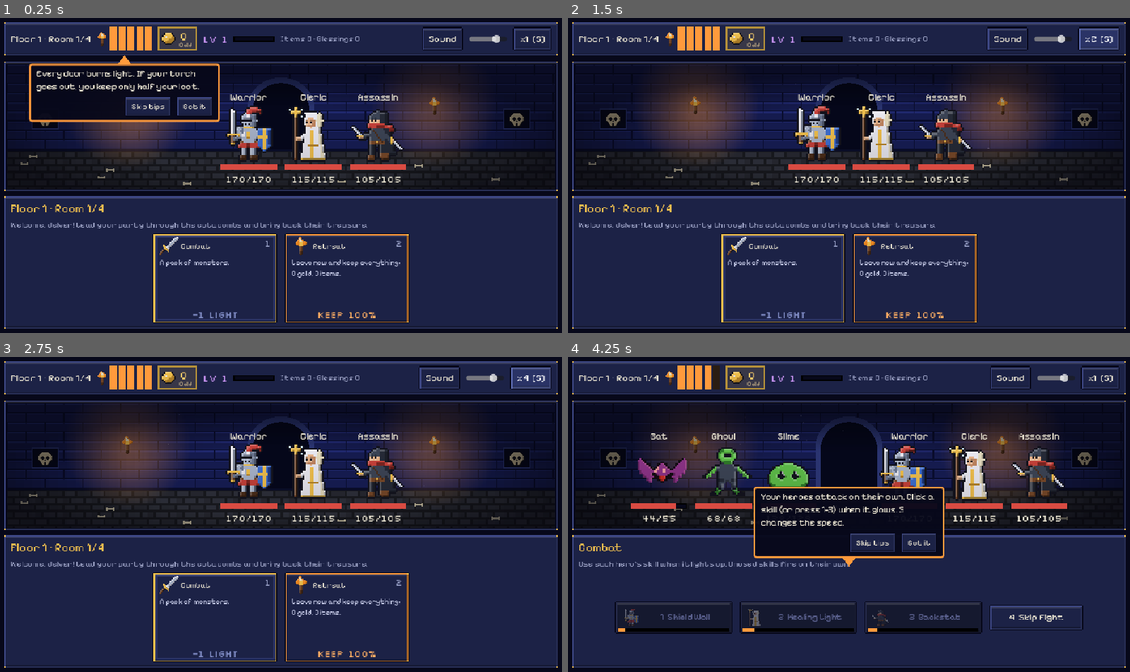
Above: before the commit, frames 1-4 (two rows, left to right).
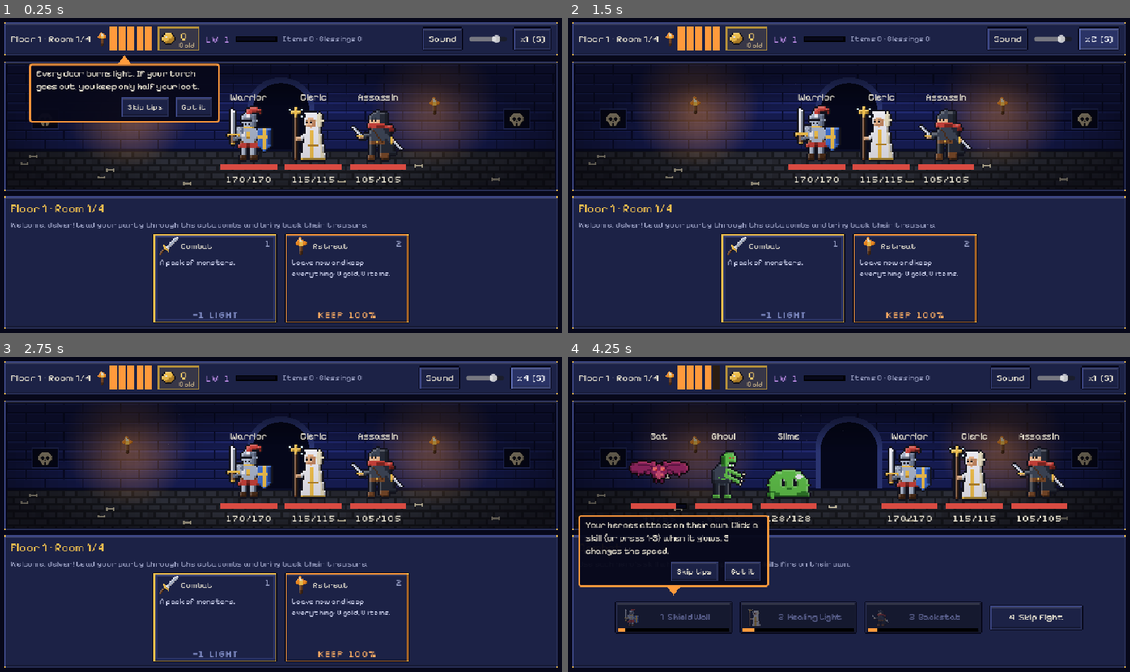
Above: after the commit, the same moments.

Repository: Morimx/emberdelve
Game: Godot game, scene res://scenes/main.tscn
Two runs of this game, one before a commit and one after it. Both use one fixed random seed, a clock stepped at 60 frames per second and the inputs below.
Inputs (mouse positions are in pixels of both pictures, inside the frame that each line leads up to):
- Up to frame 1 (0.25 s): no input
- Up to frame 2 (1.5 s): click "Got it" at 0.5 s; click "x1 [S]" at 1.25 s
- Up to frame 3 (2.75 s): click "x2 [S]" at 2 s
- Up to frame 4 (4.25 s): click "x4 [S]" at 2.75 s; click (781, 618) at 3.5 s

The runs differ from the first frame. In frame 1, 1.3% of the frame differs, in the area x 5-72%, y 2-83%; in frame 2, 0.8%; in frame 3, 0.8%; in frame 4, 13%, in the area x 1-67%, y 2-76%.

Commit message:
Redraw all creatures at 32x32 and meet CrazyGames requirements
- Every enemy and the shrine spirit are now drawn at 32x32 like the heroes.
- Minimum font sizes raised so text stays legible in small iframes.
- Web page disables text selection (user-select: none).
- Default language comes from the CrazyGames SDK locale, then the system.
- Combat pacing follows real frame time; the combat tip points at a skill.
- Preview tour casts skills, skips tutorial tips and records in English.

Diff:
--- a/scripts/core/locale.gd
+++ b/scripts/core/locale.gd
@@ -8,11 +8,13 @@
 static var _registered := false
 
 
-## Aplica el idioma pedido; si no es válido, elige según el sistema.
-static func apply(language: String) -> void:
+## Aplica el idioma pedido; si no es válido, usa el que informa la plataforma (SDK)
+## y, si tampoco, el del sistema. Todo lo que no sea español cae en inglés.
+static func apply(language: String, platform_language := "") -> void:
 	_register()
 	if not language in SUPPORTED:
-		language = "es" if OS.get_locale_language() == "es" else "en"
+		var system := platform_language if platform_language != "" else OS.get_locale_language()
+		language = "es" if system == "es" else "en"
 	TranslationServer.set_locale(language)
 
 
--- a/scripts/platform/platform.gd
+++ b/scripts/platform/platform.gd
@@ -18,7 +18,7 @@
 
 const BOOTSTRAP := """
 window.tbSdk = window.tbSdk || {
-  ready: false, env: 'none', muted: false,
+  ready: false, env: 'none', muted: false, locale: '',
   init: function () {
     try {
       if (!window.CrazyGames || !window.CrazyGames.SDK) { this.env = 'missing'; return; }
@@ -27,6 +27,7 @@
         self.env = sdk.environment;
         self.ready = sdk.environment !== 'disabled';
         try { self.muted = !!(sdk.game.settings && sdk.game.settings.muteAudio); } catch (e) {}
+        try { self.locale = String((sdk.user.systemInfo && sdk.user.systemInfo.locale) || ''); } catch (e) {}
       }).catch(function () { self.env = 'disabled'; });
     } catch (e) { this.env = 'disabled'; }
   },
@@ -61,6 +62,8 @@
 """
 
 var environment := "none"
+## Idioma que informa el SDK (p. ej. "es-ES"); "" sin SDK.
+var locale := ""
 var checked := false
 var _ready_sdk := false
 var _ad_busy := false
@@ -84,6 +87,7 @@
 		if environment in ["crazygames", "local", "disabled", "missing"]:
 			break
 	_ready_sdk = bool(_bridge.ready)
+	locale = str(_bridge.locale) if _ready_sdk else ""
 	if _ready_sdk and bool(_bridge.muted):
 		Audio.set_muted(true)
 	_mark_checked()
@@ -114,6 +118,11 @@
 func data_remove(key: String) -> void:
 	if _ready_sdk:
 		_bridge.dataRemove(key)
+
+
+## Código de idioma del jugador según CrazyGames ("es", "en"...), o "" si no se sabe.
+func system_language() -> String:
+	return locale.get_slice("-", 0).to_lower()
 
 
 func is_active() -> bool:
--- a/scripts/ui/armory_screen.gd
+++ b/scripts/ui/armory_screen.gd
@@ -80,7 +80,7 @@
 			tiles.add_child(b)
 			_slot_buttons["%s/%s" % [h.id, slot]] = b
 		var stats := Label.new()
-		stats.add_theme_font_size_override("font_size", 13)
+		stats.add_theme_font_size_override("font_size", 14)
 		stats.add_theme_color_override("font_color", UiSkin.MUTED)
 		col.add_child(stats)
 		_stat_labels[h.id] = stats
--- a/scripts/ui/choice_card.gd
+++ b/scripts/ui/choice_card.gd
@@ -4,9 +4,9 @@
 ## Sirve para puertas, recompensas, bendiciones y acciones del campamento.
 
 const TITLE_SIZE := 17
-const TITLE_MIN := 13
+const TITLE_MIN := 14
 const BODY_SIZE := 14
-const BODY_MIN := 12
+const BODY_MIN := 13
 const MARGIN_H := 24.0  # márgenes de los lados de Margin
 const MARGIN_V := 12.0  # márgenes de arriba y abajo de Margin
 const SEPARATION := 4.0
--- a/scripts/ui/coach_tip.gd
+++ b/scripts/ui/coach_tip.gd
@@ -51,7 +51,7 @@
 		var b := Button.new()
 		b.text = entry[0]
 		b.focus_mode = Control.FOCUS_NONE  # el foco de teclado sigue en las cartas
-		b.add_theme_font_size_override("font_size", 13)
+		b.add_theme_font_size_override("font_size", 14)
 		b.pressed.connect(func() -> void: dismissed.emit(entry[1]))
 		buttons.add_child(b)
 	_arrow.mouse_filter = Control.MOUSE_FILTER_IGNORE
--- a/scripts/ui/main.gd
+++ b/scripts/ui/main.gd
@@ -94,7 +94,7 @@
 	Audio.set_muted(meta.muted)
 	Audio.set_volume(meta.volume)
 	_volume_slider.set_value_no_signal(meta.volume * 100.0)
-	Locale.apply(meta.language)
+	Locale.apply(meta.language, Platform.system_language())
 	_update_hud()
 	var resumed := RunStore.load_run(meta)
 	if resumed == null and meta.runs == 0 and meta.should_tip("start"):
@@ -418,12 +418,12 @@
 	var box := VBoxContainer.new()
 	box.add_theme_constant_override("separation", 1)
 	panel.add_child(box)
-	var head := _label(box, tr("Your score: %d") % score, 17)
+	var head := _label(box, tr("Your score: %d") % score, 18)
 	head.add_theme_color_override("font_color", UiSkin.GOLD)
 	if rank == 0 and meta.scores.size() > 1:
-		var best := _label(box, tr("New best score!"), 13)
+		var best := _label(box, tr("New best score!"), 15)
 		best.add_theme_color_override("font_color", UiSkin.TORCH)
-	_label(box, tr("High scores"), 13).add_theme_color_override("font_color", UiSkin.MUTED)
+	_label(box, tr("High scores"), 15).add_theme_color_override("font_color", UiSkin.MUTED)
 	for i in mini(meta.scores.size(), SCORE_ROWS):
 		_score_row(box, i, i == rank)
 	if rank >= SCORE_ROWS:
@@ -435,7 +435,7 @@
 	var row := _label(parent, "%d. %d  %s  %s  %s" % [
 		index + 1, int(entry.score), tr(GameData.dungeon(StringName(entry.dungeon)).display_name),
 		tr("%d rooms") % int(entry.steps), Score.format_time(int(entry.seconds)),
-	], 12)
+	], 14)
 	row.add_theme_color_override("font_color", UiSkin.GOLD if highlight else UiSkin.TEXT)
 
 
@@ -570,21 +570,31 @@
 		skipping = true
 		fight.auto_delay = 0.0)
 	_cards.add_child(skip)
-	_coach("combat", _cards, tr("Your heroes attack on their own. Click a skill (or press 1-3) when it glows. S changes the speed."))
+	_coach("combat", skill_buttons[0] if not skill_buttons.is_empty() else skip, tr("Your heroes attack on their own. Click a skill (or press 1-3) when it glows. S changes the speed."))
 	await get_tree().process_frame  # que el layout ubique las vistas antes del primer número
 
 	var boss_fight: bool = result.kind == &"boss"
 	_complained.clear()
 	_combat_banter(result, boss_fight)
+	# Avanza según el tiempo real de cada cuadro (independiente de los FPS); al saltar,
+	# resuelve todo de una.
+	var budget := 0.0
 	while not fight.finished:
+		if skipping:
+			for e: Dictionary in fight.step():
+				_apply_event(e, boss_fight)
+			continue
+		await get_tree().process_frame
+		budget = minf(budget + get_process_delta_time() * SPEEDS[speed_index], 0.5)
 		var pause := 0.0
-		for e: Dictionary in fight.step():
-			pause = maxf(pause, _apply_event(e, boss_fight))
-		if skipping:
-			continue
+		while budget >= Combat.TICK and not fight.finished and not skipping:
+			budget -= Combat.TICK
+			for e: Dictionary in fight.step():
+				pause = maxf(pause, _apply_event(e, boss_fight))
 		for button in skill_buttons:
 			button.refresh(fight.skill_charge(button.unit), fight.skill_ready(button.unit), button.unit.is_alive())
-		await get_tree().create_timer((Combat.TICK + pause) / SPEEDS[speed_index]).timeout
+		if pause > 0.0 and not skipping:
+			await get_tree().create_timer(pause / SPEEDS[speed_index]).timeout
 	expedition.finish_combat()
 	for button in skill_buttons:
 		button.refresh(0.0, false, button.unit.is_alive())
@@ -1245,7 +1255,7 @@
 	value.add_theme_font_size_override("font_size", 20)
 	value.add_theme_color_override("font_color", color.lightened(0.15))
 	col.add_child(value)
-	var caption := _label(col, "", 11)
+	var caption := _label(col, "", 13)
 	caption.add_theme_color_override("font_color", color.lerp(UiSkin.MUTED, 0.5))
 	_chips[id] = {"chip": chip, "value": value, "caption": caption}
 	return value
--- a/scripts/ui/sprite_hd.gd
+++ b/scripts/ui/sprite_hd.gd
@@ -242,4 +242,446 @@
 		"......knNkkkkkkkkkkkkkk.........",
 		".......kk.......................",
 	],
+	&"skeleton": [
+		"................................",
+		"................................",
+		"................................",
+		".............kkkkkk.............",
+		"............kyyyyyyk............",
+		"...........kyyyyyyyYk...........",
+		"............kkyykkyYk...........",
+		"..kk........kkyykkyYk...........",
+		".kaAk......kyyyyyyyYk...........",
+		".kakAk.....kyyykyyyYk...........",
+		"..kaAk......kyyyyyyk............",
+		"...kAk......kykykyk.............",
+		"...kaAk....kkkkyykkkk...........",
+		"...kakAk..kyyyyyyyyyyk..........",
+		"....kaAk.kykYkkyykkYyk..........",
+		".....kAk.kykyyyyyyyykyk.........",
+		".....kaAkkykYkkyykkYkkyk........",
+		".....kakAykkyyyyyyyykkyk........",
+		"....knnnnnnkYkkyykkYkkykk.......",
+		".....kkyyykkyyyyyyyykkyyyk......",
+		"......kyyykkYkkyykkYkkyyyk......",
+		".......kkk.kyyyyyyyyk.kkk.......",
+		"...........kyyyYYyyyk...........",
+		"............kyykkkyyk...........",
+		"............kyyk.kyyk...........",
+		"............kyyk.kyyk...........",
+		"...........kyyyk.kyyk...........",
+		"...........kyyk..kyyyk..........",
+		"...........kyyk...kyyk..........",
+		"..........kkyyk...kyyk..........",
+		".........kyyyyk..kyyyyk.........",
+		"..........kkkk....kkkk..........",
+	],
+	&"bat": [
+		"................................",
+		"................................",
+		"................................",
+		"................................",
+		"................................",
+		"................................",
+		"................................",
+		".....kkkkk..kk....kk..kkkkk.....",
+		"..kkkpppppkkppk..kppkkpppppkkk..",
+		".kPPPpppppppppkkkkpppppppppPPPk.",
+		".kpppPPPPPPpppkppkpppPPPPPPpppk.",
+		"kppppppppppPPppppppPPppppppppppk",
+		"kpppppppppppPwwppwwPpppppppppppk",
+		"kpppppppppPPprwpprwpPPpppppppppk",
+		".kppppppPPpppppqqpppppPPppppppk.",
+		"..kkkpPPkppkppqqqqppkppkPPpkkk..",
+		"....kpkk.kk.kpwqqwpk.kk.kkpk....",
+		".....k......kpqqqqpk......k.....",
+		".............kkqqkk.............",
+		".............kPkkPk.............",
+		".............kPkkPk.............",
+		"..............k..k..............",
+		"................................",
+		"................................",
+		"................................",
+		"................................",
+		"................................",
+		"................................",
+		"................................",
+		"................................",
+		"................................",
+		"................................",
+	],
+	&"slime": [
+		"................................",
+		"................................",
+		"................................",
+		"................................",
+		"................................",
+		"................................",
+		"................................",
+		"................................",
+		"................................",
+		"................................",
+		"................................",
+		"................................",
+		"................................",
+		"................................",
+		"............kkkkkkkk............",
+		".........kkkeeeeeeeekkk.........",
+		"........keeeeeeeeeeeeeek........",
+		".......kewweeeeeeeeeeeeek.......",
+		"......kewwwweeeeeeeeeeeeek......",
+		".....keeewweeeeeeeeeeeeeeek.....",
+		"....keeeeeewkeeeeewkeeeeeeek....",
+		"....keeeeeekkeeeeekkeeeeeeek....",
+		"....keeeeeekkeeeeekkeeeeeeek....",
+		"...keeeeeeekkeeeeekkeeeeeeeek...",
+		"....keeeeeeeeeeeeeeeeeeeeeek....",
+		"....keeeeeeeeeEEEeeeeeeeeeek....",
+		"....keeeeeeeeeeeeeeeeeeeeeek....",
+		"....kEEEEeeeeeeeeeeeeeeEEEEk....",
+		"...kEEEEEEEeeeeeeeeeeEEEeeEEk...",
+		"...kEEEEEEEEEEEEEEEEEEEEeeEEk...",
+		"....kkkkkkkkkkkkkkkkkkkkeekk....",
+		"........................kk......",
+	],
+	&"ghoul": [
+		"................................",
+		"................................",
+		"................................",
+		"................................",
+		"..........kkkkk.................",
+		".........kEEEEEk................",
+		".........keeeeeek...............",
+		"........keeeeeeEEk..............",
+		"........kerereeEEk..............",
+		"........keeeeeeEEk..............",
+		"........keeeeeeEEk..............",
+		".........kkkkeeEEkk.............",
+		".........kweweeEEhhk............",
+		"..........kkkkhhhhhhk...........",
+		"..........kkeeehhhhhhk..........",
+		"........kkeeeeehhhhhhhk.........",
+		"....k.kkeeeeehehhhhhhhk.........",
+		"...kykeeeeekhheehhhhhhk.........",
+		"....kkeeekkkeeeehhhhhhk.........",
+		"....kykkkkeeeeehhhehhhk.........",
+		".....k.keeeeehheehhhhhk.........",
+		"....kykeeeekHHHHHHHHHHk.........",
+		".....kkeekkkHHHHHHHHHHk.........",
+		".....kykk...kHHhhhhHHk..........",
+		"......k.....kHHHkkHHHk..........",
+		"............kHHHkkHHHk..........",
+		"............kHHHkkHHHk..........",
+		"............kHHHkkHHHk..........",
+		"............kHHHkkHHHk..........",
+		"...........keeeekkeeeek.........",
+		"...........keeeekkeeeek.........",
+		"............kkkk..kkkk..........",
+	],
+	&"drowned": [
+		"................................",
+		"................................",
+		"................................",
+		"...........k..kkk..k............",
+		"..........kEkkTTTkkEk...........",
+		"..........kETttTTTTEk...........",
+		"..........kEttttTTTkEk..........",
+		".........kETttttTTTTEk..........",
+		".........kETlltTllTTEk..........",
+		".........kETllTTllTTEk..........",
+		".........kEkTTTTTTTkEk..........",
+		"........kEkkTkkkkTTkkEk.........",
+		"........kEkkkkTTTkkkkEk.........",
+		"........kEkbbbbbbbBBEkk.........",
+		".........kTTbbbbbbBBETTk........",
+		".........kTTwwwwwwBBETTk........",
+		".........kTTbbbbbbBBETTTk.......",
+		"........kTTTbbbbbbBBEkTTk.......",
+		"........kTTwwwwwwwBBEkTTk.......",
+		"........kTTbbbbbbbBBEkTTk.......",
+		".......kTTTbbbbbbbBBEkTTk.......",
+		".......kTTkwwwwwwwBBBkTTTk......",
+		".......kTTkbbbbbbbBBBkkTTk......",
+		".......kTTkkBBBkkBBBk.kTTk......",
+		".......kck.kBBBkkBBBk..kk.......",
+		"........k..kBcBkkBBBk..kck......",
+		"...........kBBBkkBBBk...k.......",
+		"...........kBBBkkBBBk...........",
+		"...........kBBBkkBBBk...........",
+		"...........kBBBkkBBBk...........",
+		"..........kTTTTkkTTTTk..........",
+		"...........kkkk..kkkk...........",
+	],
+	&"serpent": [
+		"................................",
+		"................................",
+		"................................",
+		"................................",
+		"............k...................",
+		".........kkkTkk.................",
+		".......kkttttTTk................",
+		"......kttktttttTk...............",
+		"......kttytttttk................",
+		".....kttttttttttk...............",
+		".k..kyyyyyyttttttkkk............",
+		"krkkrryyyyytttttttTTk...........",
+		".krrkkwkkwtttttttttk............",
+		"krkk..k..kkkktttttttkkk.........",
+		".k...........ktttttttTTk........",
+		"..............ktttttttk.........",
+		"...............kttttttk.........",
+		"................ktyttttkk.......",
+		".................kyttttTTk......",
+		".................ktyttttk.......",
+		"..................kyttttkk......",
+		".............kkkkkktytttTTk.....",
+		".........kkkktttttttyttttk......",
+		".......kktttttttttttytttttk.....",
+		"......kttttttTTTTTTTtyttttk.....",
+		".....kttttTTTTTTTTTTTytttttk....",
+		"....ktttttTTTTTTTTTTTTttttttk...",
+		".....ktttttttTTTTTTTtttttttk....",
+		"......ktttttttttttttttttttk.....",
+		".......kktttttttttttttttkk......",
+		".........kkkktttttttkkkk........",
+		".............kkkkkkk............",
+	],
+	&"crab": [
+		"................................",
+		"................................",
+		"................................",
+		"................................",
+		"................................",
+		"................................",
+		"................................",
+		"................................",
+		"..........kkk......kkk..........",
+		".....k...kwwwk....kwwwk...k.....",
+		"....krk..kwkwk....kwkwk..krk....",
+		".k..krrk.kwwwk....kwwwk.krrk..k.",
+		"krkkkrrrk.krk......krk.krrrkkkrk",
+		"krRrrrrrk.krk......krk.krrrrrRrk",
+		"krrrrrrrk..krk....krk..krrrrrrrk",
+		".krrrrrk..kkrkkkkkkrkk..krrrrrk.",
+		"..krrrk.kkrrrrrrrrrrrrkk.krrrk..",
+		"...krrrkrrrwwwwwrrrrrrrrkkrrrk..",
+		"....krrrrrwwwwwwwrrrrrrrrrrrk...",
+		".....krrrrrwwwwwrrrrrrrrrrrk....",
+		".....krrrrrrrrrrrrrrrrrrrrk.....",
+		".....krrrrrrrrrrrrrrrrrrrrk.....",
+		"......krrrrrrrrrrrrrrrrrrk......",
+		".....kRRRRRRRRRRRRRRRRRRRRk.....",
+		".....kRRRRRRRRRRRRRRRRRRRRk.....",
+		"......kkkRkkRkkRkRkkRkkRkk......",
+		"........kRkkRkkRkRkkRkkRk.......",
+		".......kRkkRkkRk.kRkkRkkRk......",
+		"......kRkkRkkRk...kRkkRkkRk.....",
+		".......k..k..k.....k..k..k......",
+		"................................",
+		"................................",
+	],
+	&"wisp": [
+		"................................",
+		"................................",
+		"..........k.....................",
+		".........klk....................",
+		"..........k.....................",
+		".......k........................",
+		"......klk.....kkkk..............",
+		".......k....kkcccckk....k.......",
+		"...........kcccccccck..klk......",
+		"..........kcccllllccck..k.......",
+		".........kccclwwlllccck.........",
+		".........kcclwwwwlllcck.........",
+		".........kccllwwllllcck.........",
+		"........kccclklllkllccck........",
+		".........kcclklllkllcck.........",
+		".........kcccllllllccck.........",
+		".........kccccllllcccck.........",
+		"..........kcccccccccck...k......",
+		"......k....kcccccccck...klk.....",
+		".....klk....kkccccck.....k......",
+		"......k.......kccccck...........",
+		"..............kccckk............",
+		"............kkccck..............",
+		"...........kccckk...............",
+		"...........kccck................",
+		"............kccck...............",
+		".............kccck..............",
+		"..............kkkck.............",
+		"................kck.............",
+		".................k..............",
+		"................................",
+		"................................",
+	],
+	&"imp": [
+		"...k.k.k........................",
+		"..kakakak.k..........k..........",
+		"..kakakakkyk........kyk.........",
+		"..kaaaaakkyk........kyk.........",
+		"...kkakk..kyk......kyk..........",
+		"....kak...kyk......kyk..........",
+		"....kak....kykkkkkkyk...........",
+		"....kak....kyrrrrrryk...........",
+		"....kak....krrrrrrRRk...........",
+		"....kak....kykrrkyRRk.k.........",
+		"....kakkkkkrrrrrrrRRrkRkkk......",
+		"....kakRRRRRrrrrrrRRRRRRRRk.....",
+		"....kaRRRRRRwkwkwwRRRRRRRRRk....",
+		"....kaRRRRRRRrrrrrRRRRRRRRRk....",
+		"....kaRRRRRRRRkkkRRRRRRRRRRRk...",
+		"....kaRRRRRRRkrrrrRRRRRRRRRk....",
+		"....kaRRRRRRRrrrrrrRRRRRRRRk....",
+		"....krrRRRrrrrrrrrrrRRRRRRk.....",
+		"....krrrrrrrrrRRRRrrkkRkkk......",
+		"....krrrrrrkrrRRRRrrk.k.........",
+		"....kakkkkkkrrRRRRrrk.......kk..",
+		"....kak....krrRRRRrrk......kook.",
+		"....kak.....krrrrrrk.......kook.",
+		"....kak.....kRrrrrRrkkk....krk..",
+		"....kak.....kRRkkRRkrrrk..krk...",
+		"....kak.....kRRkkRRkkkkrkkrk....",
+		"....kak.....kRRkkRRk...krrk.....",
+		"....kak.....kRRkkRRk....kk......",
+		"....kak.....kRRkkRRk............",
+		".....k......kkk..kkk............",
+		"............kkk..kkk............",
+		"................................",
+	],
+	&"golem": [
+		"................................",
+		"................................",
+		"................................",
+		"..............kkkk..............",
+		".............kaaaakk............",
+		"............kaaaaaAAk...........",
+		"...........kooaaaooAk...........",
+		"...........kooaaaooAk...........",
+		"...........kaaaaaaAAk...........",
+		"............kAAAAAAAk...........",
+		"...........kkaaaaaakk...........",
+		"..........kaaaaaaaaaak..........",
+		"....kkk..kaaaaaaaaaaaek..kkk....",
+		"...kaaakkaaaoaaaaaaaaaakkAAAk...",
+		"..kaaaaakaaeoaaaaaaoaaakAAAAAk..",
+		".kaaaaaaaaeaaoaaaaaoaaaAAAAAAAk.",
+		".kaaaaaaaaaaaaoyyyaoaaaAAAAAAAk.",
+		".kaaaaaaaaaaaaoyyyoaaaaAAAAAAAk.",
+		".kaaaaaaaaaaaaoyyyoaaaaAAAAAAAk.",
+		".kaaaaaaaaaaaaoaaaoaaaaAAAAAAAk.",
+		".kaaaaaaaaaaaoaaaaaaaaaAAAAAAAk.",
+		".kaaaaaaaaaaaoaaaaaaaaaAAAAAAAk.",
+		"..kaaaaakAAAAAAAAAAAAAAkAAAAAk..",
+		"..kSSSSSkAAAAAAAAAAAAAAkSSSSSk..",
+		"..kSSSSSkAAAAAAAAAAAAAAkSSSSSk..",
+		".kSSSSSSSkAAAAAkkkAAAAASSSSSSSk.",
+		"..kSSSSSkkAAAAAk.kAAAAAkSSSSSk..",
+		"..kSSSSSkkAAAAAk.kAAAAAkSSSSSk..",
+		"...kkkkk.kAAAAAk.kAAAAAkkkkkk...",
+		".........kAAAAAk.kAAAAAk........",
+		"........khhhhhhk.khhhhhhk.......",
+		".........kkkkkk...kkkkkk........",
+	],
+	&"magma": [
+		"................................",
+		"................................",
+		"................................",
+		"................................",
+		"................................",
+		"................................",
+		"................................",
+		"................................",
+		"................................",
+		"...................k............",
+		"..................kyk...........",
+		"........k..........k....k.......",
+		".......kok.............kok......",
+		"........k.............koook.....",
+		".......................kok......",
+		"..........kkkkkkkkkkkk..k.......",
+		"........kkyoooooooooookk........",
+		".......koyyyooooooooRRook.......",
+		"......koooyoooooooooRRoook......",
+		".....kooooooooooooooooooook.....",
+		"....koooooowkooooowkoooooook....",
+		"....kooooookkoooookkoooooook....",
+		"....koRRRookkoooookkoooooook....",
+		"...kooRRRookkoooookkooooooook...",
+		"....koooooooooooooooooRRRook....",
+		"....kooooooyyrrrrryyyoRRRook....",
+		"....koooooyyyyyyyyyyyyoooook....",
+		"....krrrrooyyyyyyyyyyoorrrrk....",
+		"....krrrrrroooooooooorrrrrrk....",
+		"....krrrrrrrrrrrrrrrrrrrrrrk....",
+		".....kkkkkkkkkkkkkkkkkkkkkk.....",
+		"................................",
+	],
+	&"cultist": [
+		"................................",
+		"...............k................",
+		"..............kRk...............",
+		".............kkrrkkkk...........",
+		"............krrrrrRRRk..........",
+		"...........krrrrrrRRRk..........",
+		"..........krrrrrrrRRRk..........",
+		"..........krrrkkrrRRRk..........",
+		"..........krkkkkkkRRRk..........",
+		"..........krkykkykRRRk..........",
+		"..........krkkkkkkRRRk..........",
+		"...k.......kkkkkkkRRRk..........",
+		"..ksk.....krrrkkrrRRRk..........",
+		"..ksk.....krrrrrrrRRRk..........",
+		"...ksk....krrrrrrrRRRk..........",
+		"...ksk...krrrrrggrRRRRk.........",
+		"....ksk.kkrrrrggggRRRRkkk.......",
+		"....kskkrrrrrrrggrRRnnnnnk......",
+		"....knffrrrrrrrggrRRnNNNnk......",
+		"....kfffrkrrrrrrrrRRnNgNnk......",
+		".....kkkkkrkkkkkkkkknNNNnk......",
+		"........krrrrrrrrrrRnnnnnk......",
+		"........krrrrrrrrrrRRRRkk.......",
+		"........krrrrrrrrrrRRRRk........",
+		"........krrrrrrrrrrRRRRk........",
+		"........krrrrrrrrrrRRRRk........",
+		"........krrrrrrrrrrRRRRk........",
+		".......krrrrrrrrrrrRRRRRk.......",
+		".......krrrrrrrrrrrRRRRRk.......",
+		".......krrrrrrrrrrrRRRRRk.......",
+		".......kRRRRRRRRRRRRRRRRk.......",
+		"........kkkkkkkkkkkkkkkk........",
+	],
+	&"spirit": [
+		"................................",
+		"................................",
+		"................................",
+		"................................",
+		".............kkkkkk.............",
+		"...........kkllllllkk...........",
+		"..........kllllllllllk..........",
+		"..........kllllllllllk..........",
+		".........kllllllccccllk.........",
+		".........kllllllccccllk.........",
+		".........kllkklckkccclk.........",
+		"........klllkklckkcccllk........",
+		".........klllllcccccclk.........",
+		"........kllllllcccccclck........",
+		".......klkllllccccccclkck.......",
+		"......klk.klllllcccclk.kck......",
+		".....klk..klllllcccclk..kck.....",
+		"....klk...klllllllllk....kck....",
+		".....k.....kccccccccck....k.....",
+		"...........kccccccccck..........",
+		"............kccccccck...........",
+		"...........kklllllllk...........",
+		"..........kccccccckk............",
+		"...........kccccck..............",
+		"...........kccccck..............",
+		"...........klllllk..............",
+		"............kkccck..............",
+		"..............kccck.............",
+		"..............kccck.............",
+		"...............klk..............",
+		"................k...............",
+		"................................",
+	],
 }
--- a/tools/video_tour.gd
+++ b/tools/video_tour.gd
@@ -21,6 +21,7 @@
 	await get_tree().process_frame
 	await get_tree().process_frame
 	main.meta = _demo_meta()
+	Locale.apply("en")  # el video de la ficha va en inglés
 	main.speed_index = 1
 	main._show_camp("")
 	_run.call_deferred()
@@ -47,8 +48,9 @@
 		var doors: Array = main.expedition.current_doors()
 		var pick: StringName = &"combat" if &"combat" in doors else (&"elite" if &"elite" in doors else doors[0])
 		main._on_door(pick)
-		await get_tree().process_frame
+		await _wait(0.4)  # el fundido de la puerta va antes de que empiece la sala
 		while main._cards.has_meta("busy"):
+			_cast_ready_skills()
 			await get_tree().process_frame
 		if main.expedition.finished:
 			return
@@ -58,6 +60,16 @@
 			await _wait(1.0)
 		if not main.expedition.pending_rewards.is_empty():
 			main._on_reward(0)
+
+
+## Lanza las habilidades apenas están listas, como lo haría un jugador atento.
+func _cast_ready_skills() -> void:
+	var fight: Combat = main.expedition.fight if main.expedition else null
+	if fight == null:
+		return
+	for u: Unit in fight.party:
+		if fight.skill_ready(u):
+			fight.request_skill(u)
 
 
 func _wait(seconds: float) -> void:
@@ -87,6 +99,8 @@
 	m.shards = 6
 	m.talents = {"ember": 1, "might": 2, "vitality": 2, "keen_edge": 1}
 	m.skill_levels = {"warrior": 2, "cleric": 2, "assassin": 2}
+	m.runs = 3
+	m.tips_off = true  # sin consejos del tutorial en el video
 	return m
 
 
Not shown, changed: export_presets.cfg
